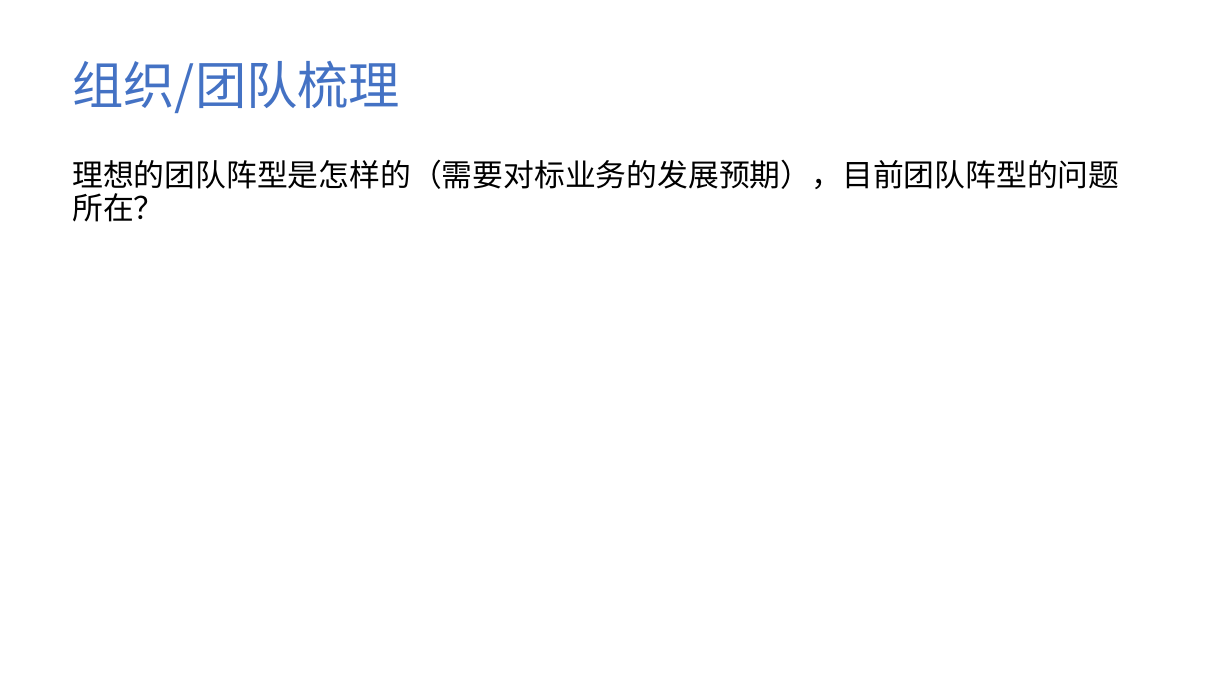
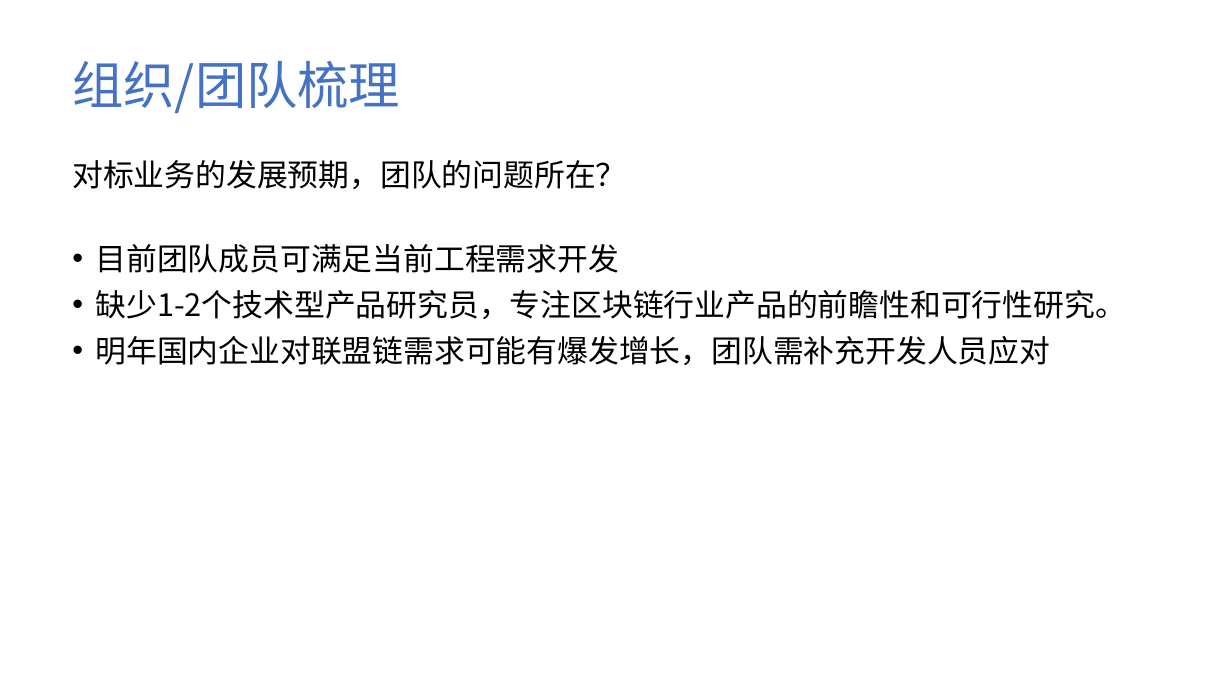
Before and after one commit to cmdpos/gaia, a slide deck: slide 4 of ppt/关于团队建设 - 公链组汇报.pptx. Drawn at 1232x693 pixels with LibreOffice and Linux fonts; fonts in the diff are those of the drawing; background and template pictures are left out. Boxes give left, top, right and bottom in pixels: in the first picture for what was removed or moved away, otherwise in the second. Text is boxed around its words. In the diff, an @@ line names an element or a change of style, - is before the commit and + after.

```diff
--- a/ppt/关于团队建设 - 公链组汇报.pptx
+++ b/ppt/关于团队建设 - 公链组汇报.pptx
@@ text at [72, 160, 1126, 365]: text changed @@
-理想的团队阵型是怎样的（需要对标业务的发展预期），目前团队阵型的问题所在？
+对标业务的发展预期，团队的问题所在？
+• 目前团队成员可满足当前工程需求开发
+• 缺少1-2个技术型产品研究员，专注区块链行业产品的前瞻性和可行性研究。
+• 明年国内企业对联盟链需求可能有爆发增长，团队需补充开发人员应对
```
Also in this commit, not shown: 6 other slides changed, 1 slide added, 1 slide removed.
